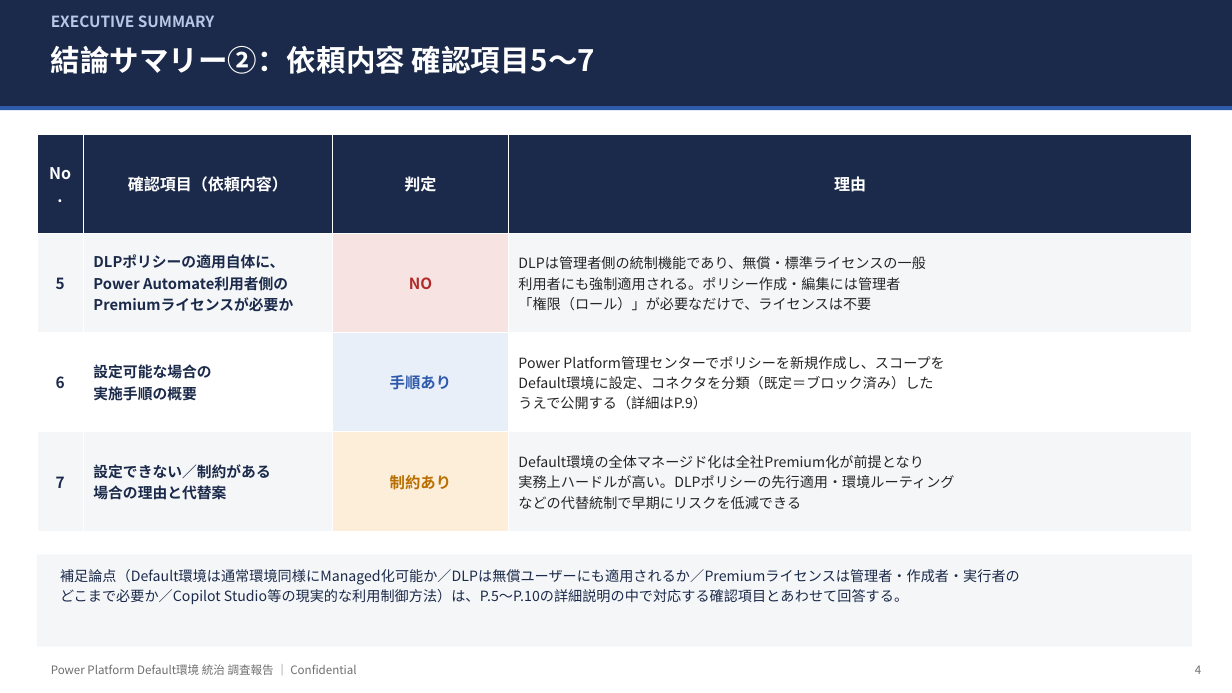
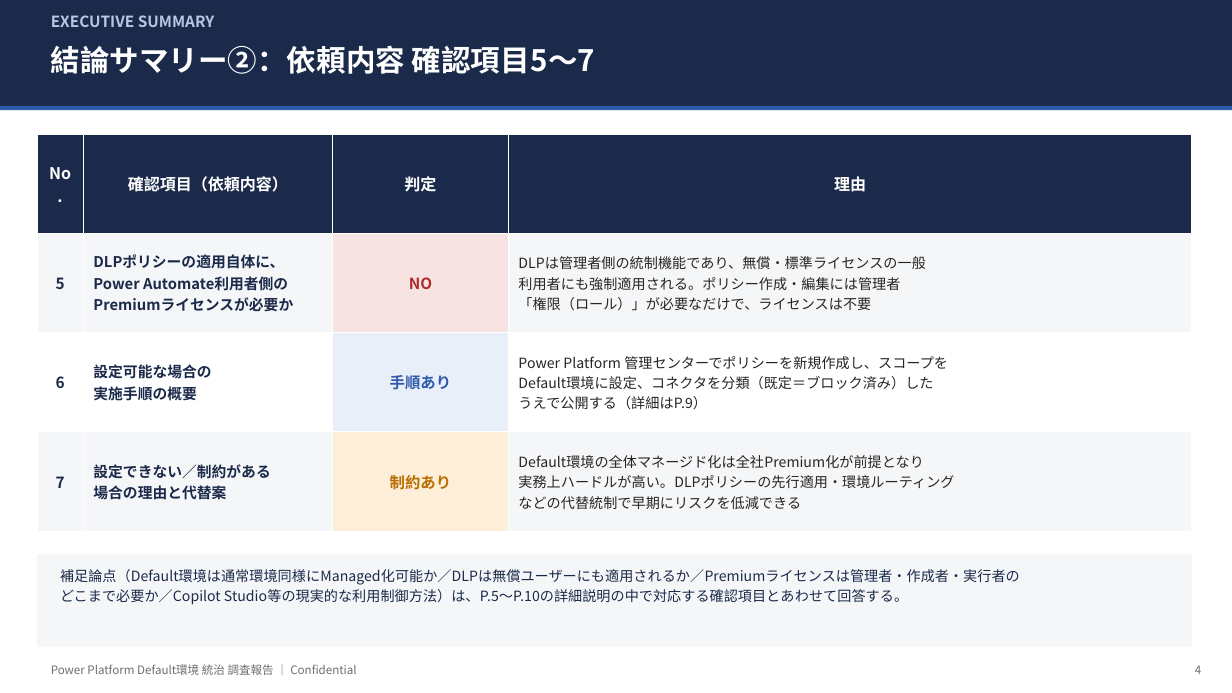
Before and after one commit to takuyanakamura881awc-beep/awc-naka881-repo, a slide deck: slide 4 of docs/PowerPlatform_DefaultEnv_Governance_Report.pptx. Drawn at 1232x693 pixels with LibreOffice and Linux fonts; fonts in the diff are those of the drawing. Boxes give left, top, right and bottom in pixels: in the first picture for what was removed or moved away, otherwise in the second. Text is boxed around its words. In the diff, an @@ line names an element or a change of style, - is before the commit and + after.

```diff
--- a/docs/PowerPlatform_DefaultEnv_Governance_Report.pptx
+++ b/docs/PowerPlatform_DefaultEnv_Governance_Report.pptx
@@ table at [37, 134, 1192, 531] @@
-row 3, column 4: Power Platform管理センターでポリシーを新規作成し、スコープを / Default環境に設定、コネクタを分類（既定＝ブロック済み）した / うえで公開する（詳細はP.9）
+row 3, column 4: Power Platform 管理センターでポリシーを新規作成し、スコープを / Default環境に設定、コネクタを分類（既定＝ブロック済み）した / うえで公開する（詳細はP.9）
```
Also in this commit, not shown: 7 other slides changed.
